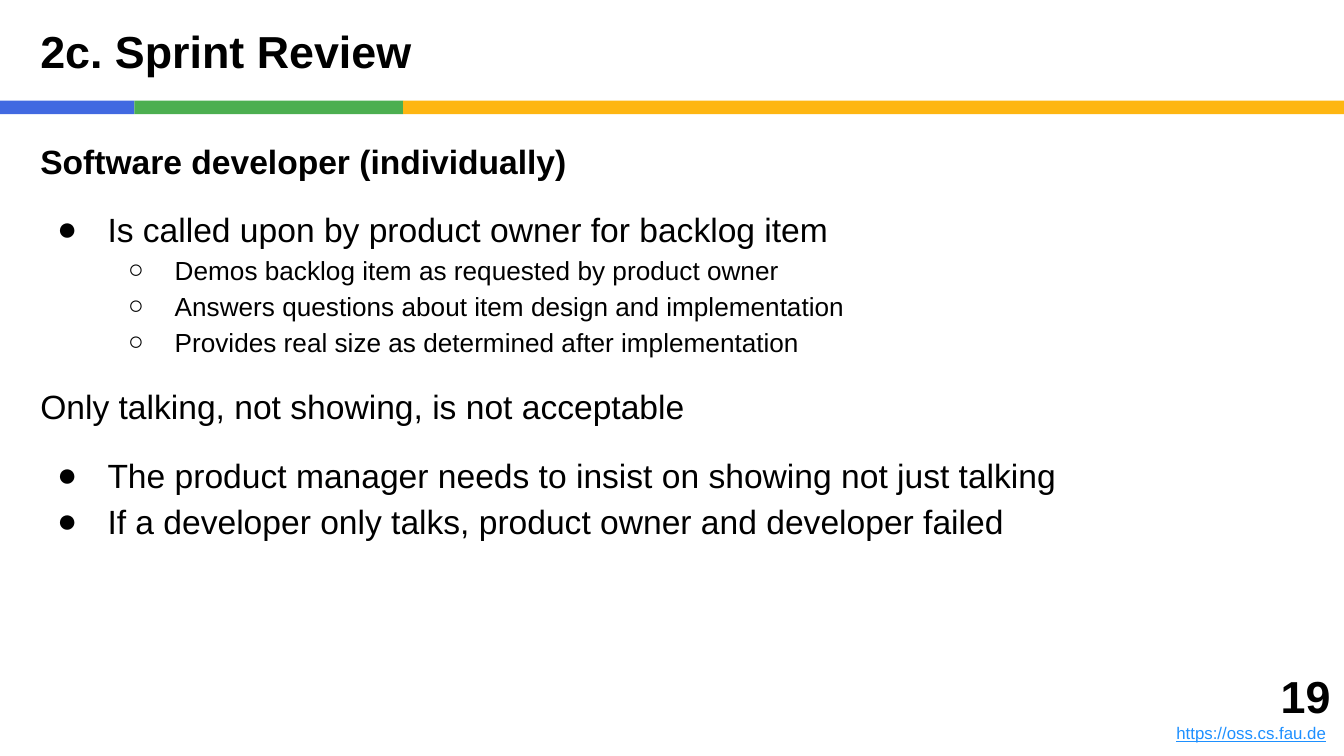
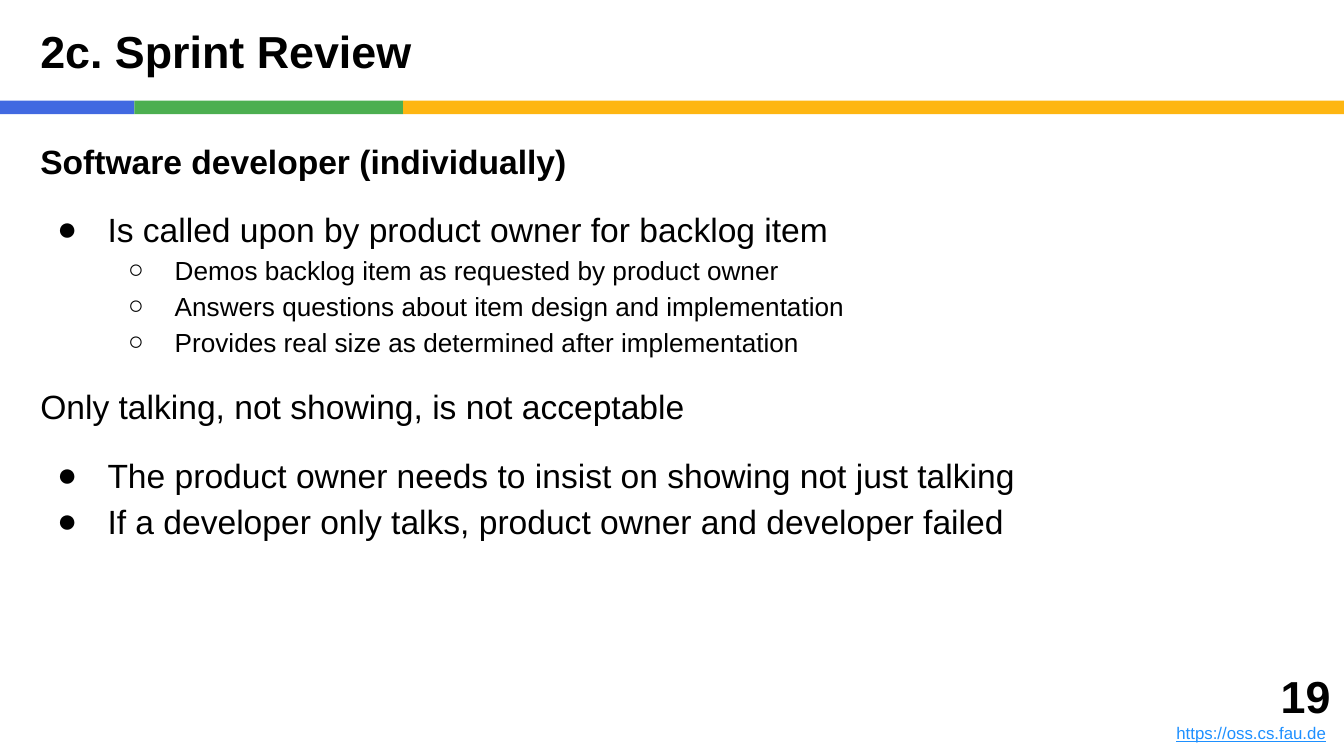
Before and after one commit to dirkriehle/amos-course, a slide deck: slide 19 of Lecture slides/AMOS B02 - Scrum and AMOS.pptx. Drawn at 1344x756 pixels with LibreOffice and Linux fonts; fonts in the diff are those of the drawing. Boxes give left, top, right and bottom in pixels: in the first picture for what was removed or moved away, otherwise in the second. Text is boxed around its words. In the diff, an @@ line names an element or a change of style, - is before the commit and + after.

```diff
--- a/Lecture slides/AMOS B02 - Scrum and AMOS.pptx
+++ b/Lecture slides/AMOS B02 - Scrum and AMOS.pptx
@@ text at (108, 463, 1014, 494): text changed @@
-● The product manager needs to insist on showing not just talking
+● The product owner needs to insist on showing not just talking
```
Also in this commit, not shown: 5 other files.
